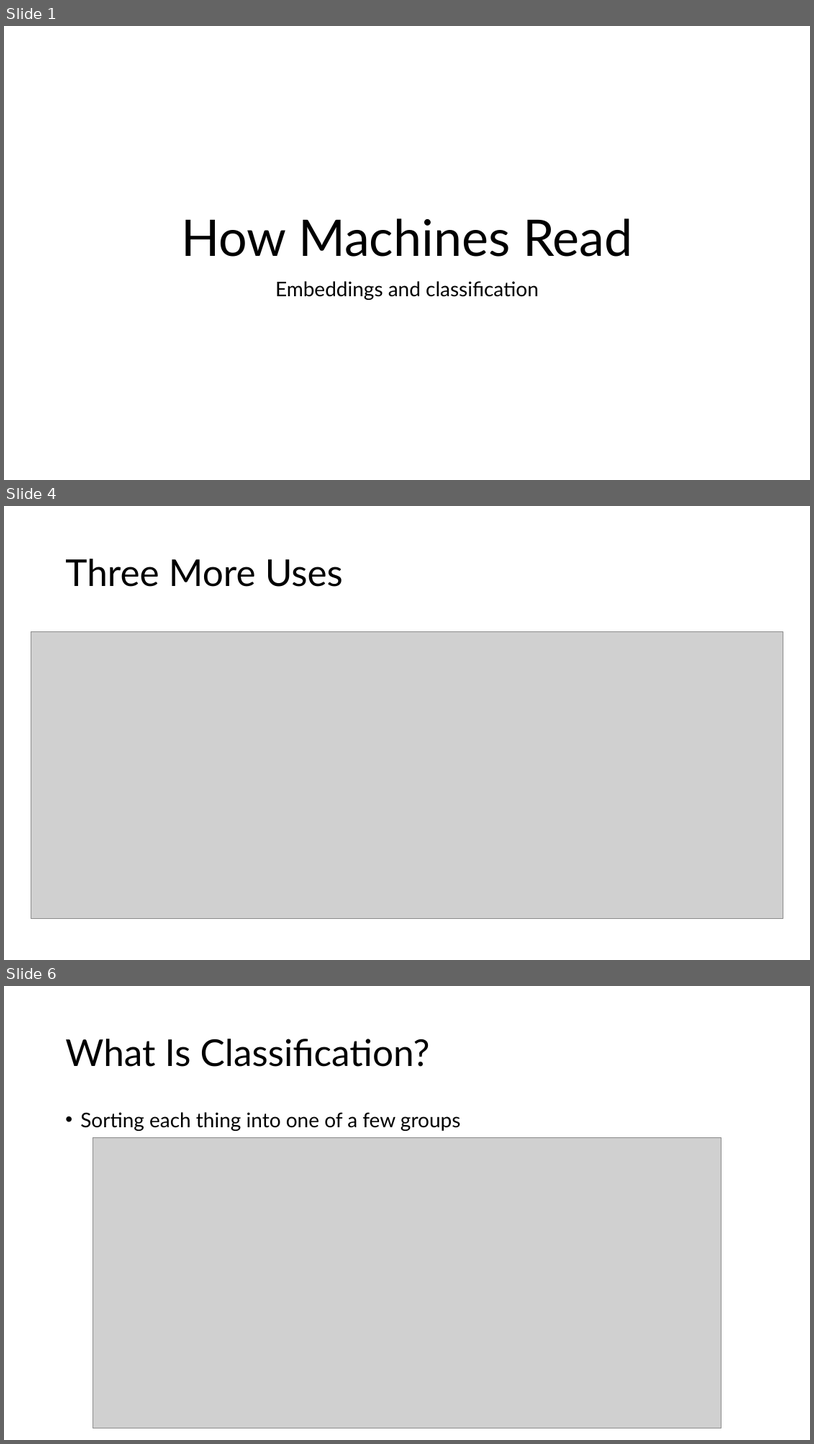
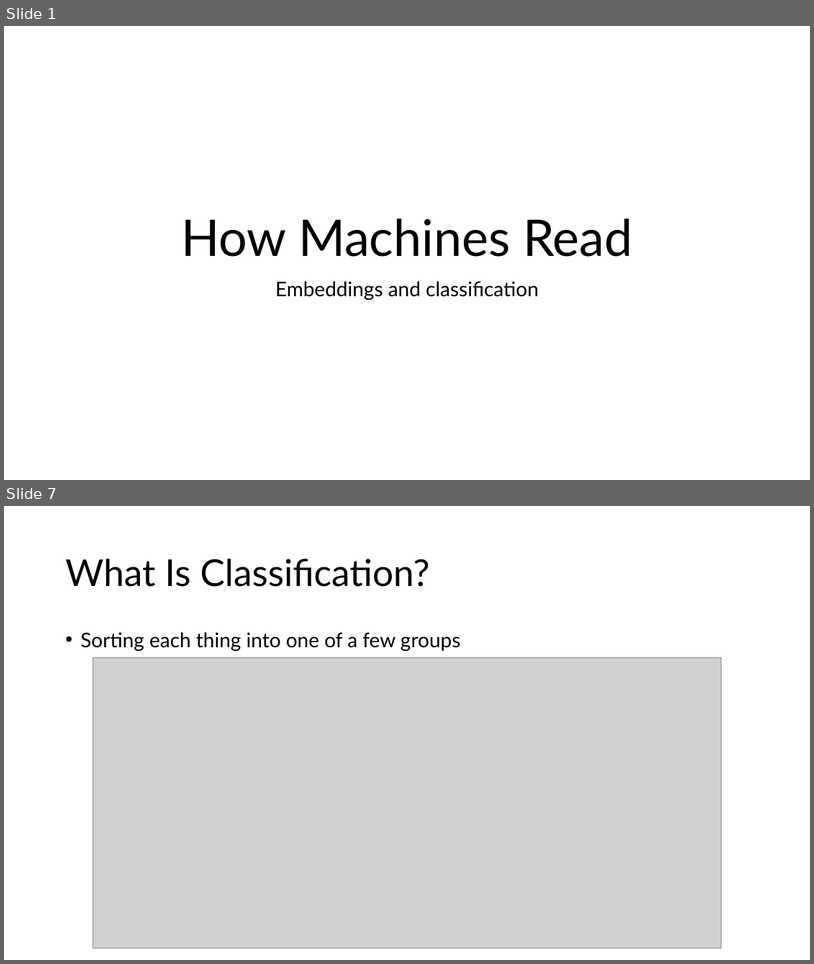
Before and after one commit to IslamTayeb/tzu-vs-taylor, a slide deck: slides/tzu_vs_taylor_lecture.pptx. Shown one above the other, each under a label of ours: slides 1, 4 and 6 before the commit, slides 1 and 7 after it; the slides between them are not shown. The pictures are 814x1444 and 814x964 pixels, drawn with LibreOffice and Linux fonts; fonts in the diff are those of the drawing; grey boxes stand for pictures. Boxes give left, top, right and bottom in pixels: in the first picture for what was removed or moved away, otherwise in the second. Text is boxed around its words. In the diff, an @@ line names an element or a change of style, - is before the commit and + after.

```diff
--- a/slides/tzu_vs_taylor_lecture.pptx
+++ b/slides/tzu_vs_taylor_lecture.pptx
@@ slide 4 removed at [4, 506, 810, 960], background #FFFFFF @@
@@ title removed at [65, 559, 343, 587] @@
-Three More Uses
@@ picture removed at [31, 632, 783, 919] @@
@@ what was slide 6 is now slide 7 @@
```
Also in this commit, not shown: 5 slides changed, 5 slides added, 3 other slides removed, 26 other files.
